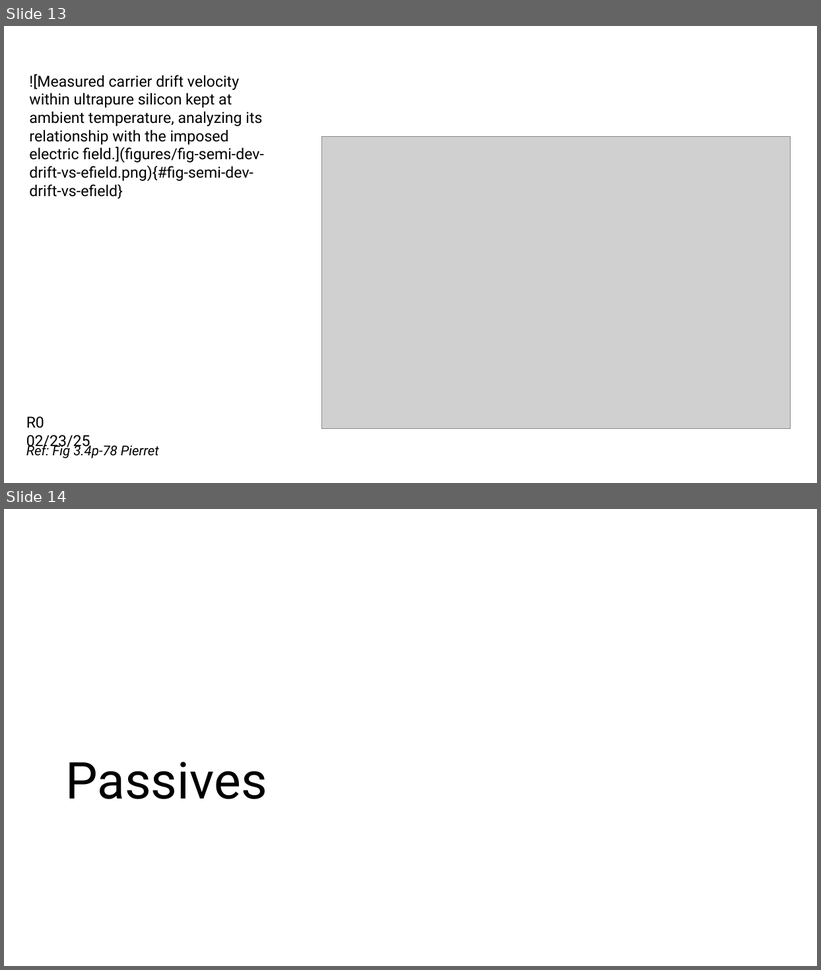
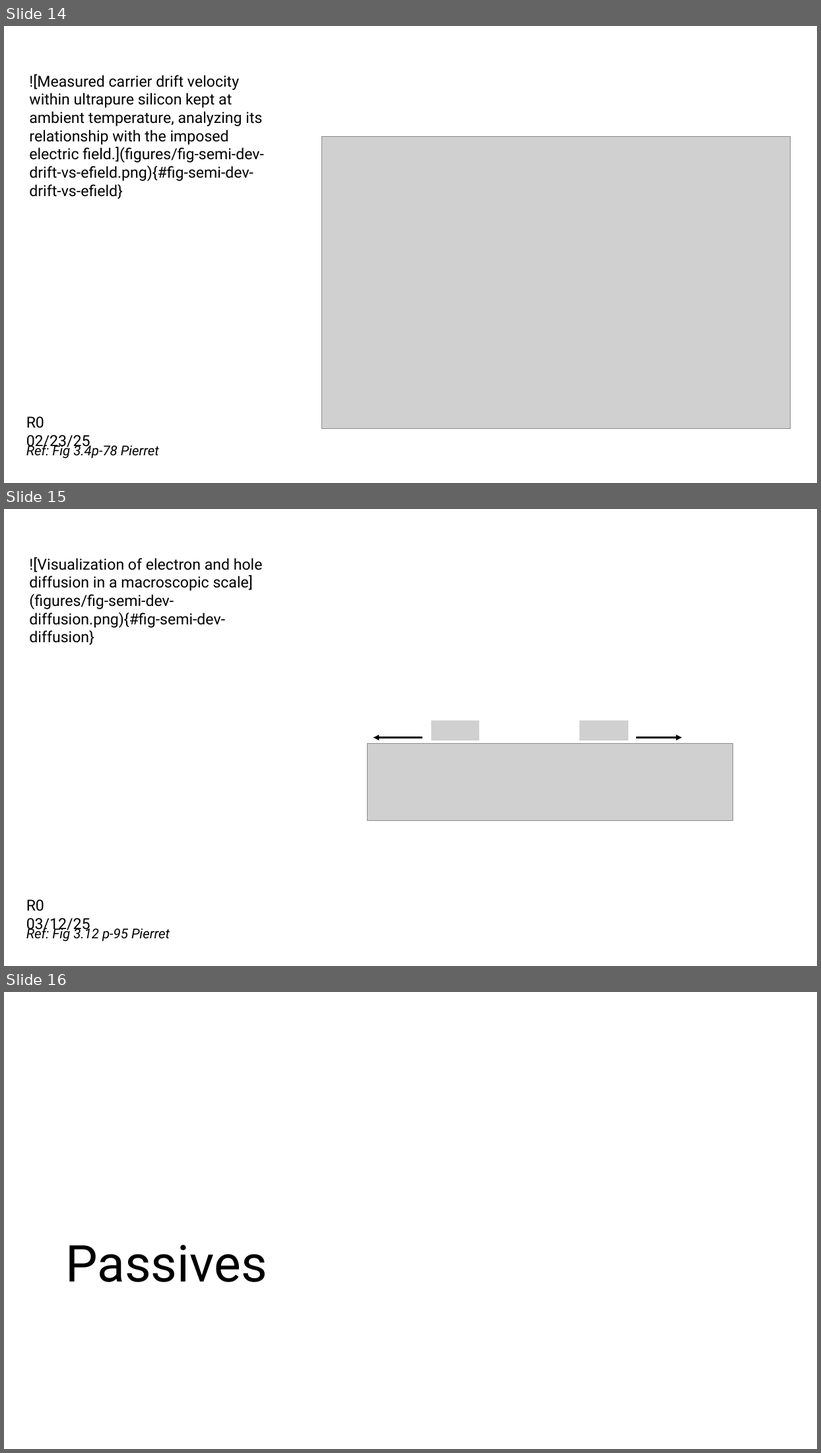
Before and after one commit to mixignal-press/ebook-ice1, a slide deck: figures/fig.pptx. Shown one above the other, each under a label of ours: slides 13 and 14 before the commit, slides 14, 15 and 16 after it. The pictures are 821x970 and 821x1453 pixels, drawn with LibreOffice and Linux fonts; fonts in the diff are those of the drawing; grey boxes stand for pictures. Boxes give left, top, right and bottom in pixels: in the first picture for what was removed or moved away, otherwise in the second. Text is boxed around its words. In the diff, an @@ line names an element or a change of style, - is before the commit and + after.

```diff
--- a/figures/fig.pptx
+++ b/figures/fig.pptx
@@ slide 15 added at bbox=[4, 509, 817, 966], background #FFFFFF @@
@@ text added at bbox=[29, 557, 263, 645], 18 pt, text #000000 @@
+![Visualization of electron and hole diffusion in a macroscopic scale](figures/fig-semi-dev-diffusion.png){#fig-semi-dev-diffusion}
@@ group added at bbox=[368, 721, 733, 821]: 3 pictures, 2 arrows @@
@@ text added at bbox=[26, 900, 90, 933], 18 pt, text #000000 @@
+R0 03/12/25
@@ text added at bbox=[26, 926, 170, 942], 16 pt, text #000000, italic @@
+Ref: Fig 3.12 p-95 Pierret
@@ what was slide 13 is now slide 14 @@
@@ what was slide 14 is now slide 16 @@
```
Also in this commit, not shown: 1 other slide added, 4 other files.
